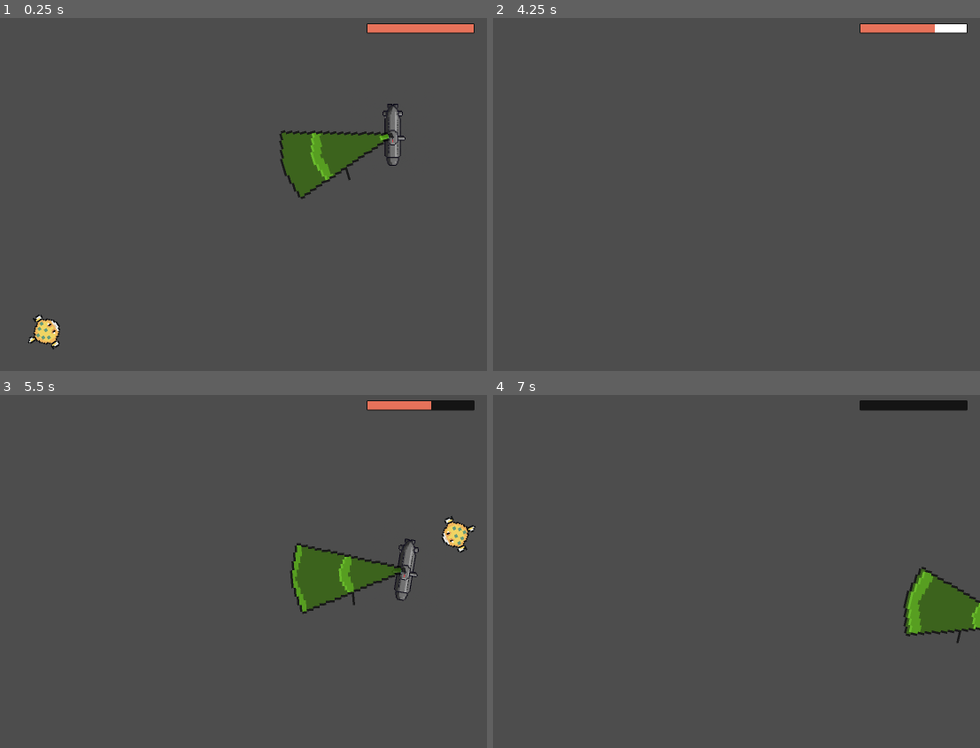
Above: before the commit, frames 1-4 (two rows, left to right).
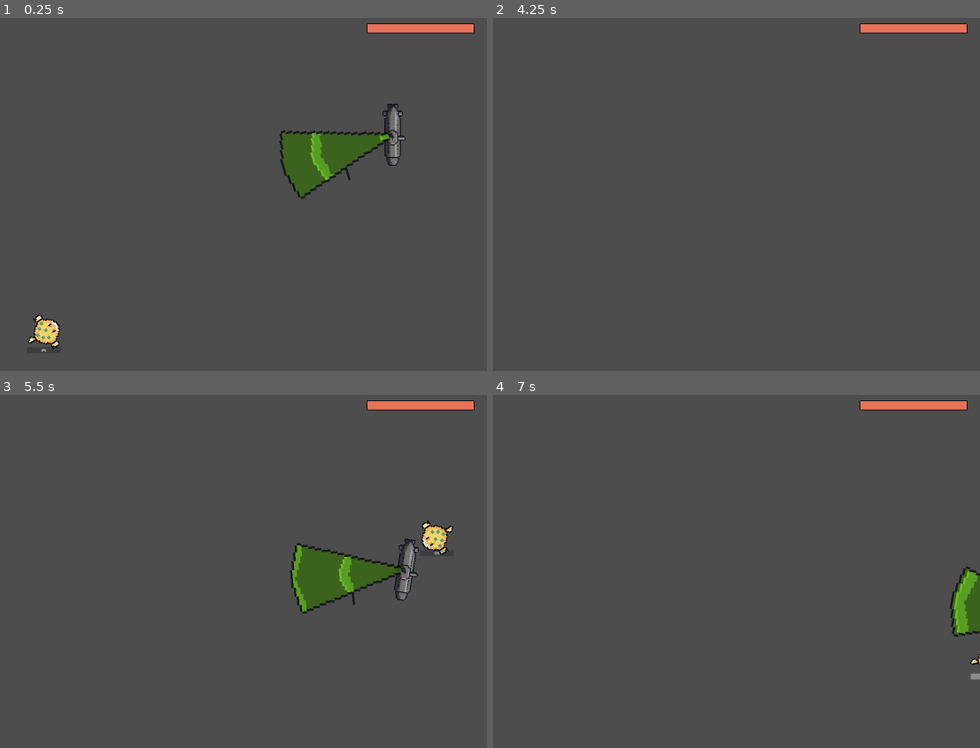
Above: after the commit, the same moments.

Repository: AbuHarambe/Deepsea_Invaders
Game: Godot game, scene res://Scenes/main.tscn
The game is run twice, just before and just after one commit, with the same random seed, the same clock (stepped at 60 frames per second) and the same inputs.
Inputs (mouse positions are in pixels of both pictures, inside the frame that each line leads up to):
- Up to frame 1 (0.25 s): no input
- Up to frame 2 (4.25 s): move the mouse to (780, 190) at 0.52 s; hold D (Right) 0.53-1.28 s; move the mouse to (outside the picture) at 1.27 s; hold S (Down) 1.28-2.03 s; move the mouse to (697, 123) at 2.02 s; hold D (Right) 2.03-2.78 s; move the mouse to (590, 293) at 2.77 s; hold W (Up) 2.78-3.53 s; tap Enter at 3.5 s; move the mouse to (838, 272) at 3.52 s; hold A (Left) from 3.53 s (still down)
- Up to frame 3 (5.5 s): tap Space at 4.25 s; move the mouse to (outside the picture) at 4.27 s; move the mouse to (170, 589) at 5.02 s; release A (Left) at 5.03 s; hold S (Down) from 5.03 s (still down)
- Up to frame 4 (7 s): move the mouse to (517, 490) at 5.77 s; release S (Down) at 5.78 s; hold D (Right) 5.78-6.53 s; move the mouse to (780, 567) at 6.52 s; hold W (Up) from 6.53 s (still down)

The runs differ from the first frame. In frame 1, less than 0.1% of the frame differs, in the area x 8-10%, y 93-95%; in frame 2, 0.2%; in frame 3, 0.9%; in frame 4, 3.0%, in the area x 75-100%, y 1-81%.

Commit message:
Scan und Scan Progress Bar
Scan und Scan Progress Bar funktionieren beides und die bar ist modular einsetzbar

Diff:
--- a/Scenes/enemy.tscn
+++ b/Scenes/enemy.tscn
@@ -1,7 +1,8 @@
-[gd_scene load_steps=4 format=3 uid="uid://4atn6j1ayvu6"]
+[gd_scene load_steps=5 format=3 uid="uid://4atn6j1ayvu6"]
 
 [ext_resource type="Script" uid="uid://cxcvxsysfexi4" path="res://Scripts/enemy.gd" id="1_1f0kj"]
 [ext_resource type="Texture2D" uid="uid://srcu0wghh0rc" path="res://Assets/Visual/Pufferfish.png" id="2_1f0kj"]
+[ext_resource type="PackedScene" uid="uid://bql5gie2os6e0" path="res://Scenes/scan_progress_bar.tscn" id="3_afpow"]
 
 [sub_resource type="RectangleShape2D" id="RectangleShape2D_1f0kj"]
 size = Vector2(127, 127)
@@ -17,3 +18,11 @@
 [node name="CollisionShape2D" type="CollisionShape2D" parent="."]
 position = Vector2(-0.5, -0.5)
 shape = SubResource("RectangleShape2D_1f0kj")
+
+[node name="ScanProgressBar" parent="." instance=ExtResource("3_afpow")]
+offset_left = -80.0
+offset_top = 72.0
+offset_right = 74.0
+offset_bottom = 99.0
+size_flags_horizontal = 4
+size_flags_vertical = 4
--- a/Scenes/main.tscn
+++ b/Scenes/main.tscn
@@ -12,6 +12,8 @@
 [node name="TestEnemy" parent="." groups=["enemies"] instance=ExtResource("2_bo1nx")]
 position = Vector2(-251, 297)
 scale = Vector2(0.5, 0.5)
+collision_layer = 2
+collision_mask = 2
 
 [node name="GameCamera" type="Camera2D" parent="."]
 
--- a/Scenes/player.tscn
+++ b/Scenes/player.tscn
@@ -63,6 +63,9 @@
 
 [node name="Scanner" type="Area2D" parent="."]
 scale = Vector2(5, 5)
+collision_layer = 2
+collision_mask = 2
+monitorable = false
 script = ExtResource("3_vgqql")
 
 [node name="Sprite" type="Sprite2D" parent="Scanner"]
--- /dev/null
+++ b/Scenes/scan_progress_bar.tscn
@@ -0,0 +1,9 @@
+[gd_scene load_steps=2 format=3 uid="uid://bql5gie2os6e0"]
+
+[ext_resource type="Script" uid="uid://dits1p463ltaa" path="res://Scripts/scan_progress_bar.gd" id="1_8tqh3"]
+
+[node name="ScanProgressBar" type="ProgressBar"]
+offset_right = 154.0
+offset_bottom = 27.0
+max_value = 1.0
+script = ExtResource("1_8tqh3")
--- a/Scripts/enemy.gd
+++ b/Scripts/enemy.gd
@@ -6,11 +6,13 @@
 @export var friction: float = 1400.0 # How quickly the player slows down
 @export var damage = 10
 @export var rotation_speed = 10.0
+@export var scan_difficulty: float = 2.0 # This is the goal time inside the scanner (was goal_time_inside)
 
 # allows this script to access the properties of Player
 @onready var sprite_node = $Sprite2D
 @onready var hurtbox_node = $CollisionShape2D
 @onready var player = get_tree().get_first_node_in_group("player_group")
+@onready var scanner_bar = $ScanProgressBar
 
 # Const PI is 3.14159... (180 degrees)
 const PI_FLIP = PI
@@ -21,7 +23,6 @@
 
 #_ready is called when the node enters the scene tree for the first time
 func _ready() -> void:
-
 	pass
 
 #_process is called every frame. Delta is the elapsed time since the last frame
@@ -36,6 +37,7 @@
 
 	var speed = max_speed
 	if in_scanner:
+		# Enemy slows down when detected
 		speed = max_speed / 2
 
 	#moves enemy towards vector target_direction
@@ -58,7 +60,7 @@
 		# 2. Add the 90-degree offset to align the sprite (e.g., UP)
 		target_rotation += UP_AXIS_OFFSET
 
-		# 3. 🚨 ADD THE 180 DEGREE FLIP 🚨
+		# 3. ADD THE 180 DEGREE FLIP
 		target_rotation += PI_FLIP
 
 		# 4. Smoothly rotate the nodes
@@ -78,7 +80,7 @@
 	if get_slide_collision_count() > 0:
 		_handle_specific_collision()
 
-
+# state maching for scan
 func set_scanner_state(is_in_scanner: bool):
 	in_scanner = is_in_scanner
 	# print("Enemy is now in_scanner: ", in_scanner) # Optional: Debug output
@@ -94,3 +96,8 @@
 
 			player.take_damage(damage)
 			return # Stop after processing the specific collision
+
+func update_scan_progress(progress_ratio: float) -> void:
+	if is_instance_valid(scanner_bar):
+		# This still calls the correct function on the bar's script
+		scanner_bar.update_progress(progress_ratio)
--- /dev/null
+++ b/Scripts/scan_progress_bar.gd
@@ -0,0 +1,25 @@
+# scanner_progress_bar.gd (Attached to your ProgressBar node)
+extends ProgressBar
+
+# Remove the entire _process function!
+# func _process(delta: float) -> void:
+#     ... (The logic here is now handled below)
+
+# Called by the Area2D (C) with the calculated progress
+func update_progress(ratio: float) -> void:
+	# 1. Update the bar value
+	# Ensure the value is clamped between 0.0 and 1.0
+	self.value = clampf(ratio, 0.0, 1.0)
+
+	# 2. Control visibility based on the desired state:
+
+	# Option A: Visible only when actively filling (0 < value < 1.0)
+	self.visible = ratio > 0.0 and ratio < 1.0
+
+	# --- OR ---
+
+	# Option B: Visible as long as the enemy is being tracked (value > 0.0)
+	# This keeps the bar visible at 100% until the enemy is deleted.
+	# self.visible = ratio > 0.0
+
+	# Let's stick with the 'active filling' logic (Option A) for now.
--- a/Scripts/scanner.gd
+++ b/Scripts/scanner.gd
@@ -1,18 +1,63 @@
 extends Area2D
 
+var entered_times: Dictionary = {}
+
+# We will check the time for all tracked enemies every physics frame
+func _physics_process(delta: float) -> void:
+	# We must iterate over a copy of the keys to safely modify the dictionary (by erasing keys)
+	for enemy_node in entered_times.keys().duplicate():
+		# Get the entry time
+		var entry_time_ms = entered_times.get(enemy_node, 0)
+		var current_time_ms = Time.get_ticks_msec()
+
+		var time_inside_s = (current_time_ms - entry_time_ms) / 1000.0
+
+		# We need the enemy's goal time, which is stored in its script
+		# Check if the node is still valid (it might have been deleted elsewhere)
+		if is_instance_valid(enemy_node):
+
+			# Safely cast and get the goal difficulty
+			var enemy: CharacterBody2D = enemy_node as CharacterBody2D
+			var goal_time = enemy.scan_difficulty
+
+			# 1. Calculate the Progress Ratio (0.0 to 1.0)
+			var progress_ratio = min(time_inside_s / goal_time, 1.0)
+
+			# 2. 💡 NEW LOGIC: Update the Enemy's Visual Bar
+			enemy.update_scan_progress(progress_ratio)
+
+			# 💡 Diagnostic Print Statement (for troubleshooting)
+			# print("Area2D calculated ratio: ", progress_ratio)
+
+			if time_inside_s >= goal_time:
+				# 🚨 GOAL MET: Perform the successful action and remove the key! 🚨
+				print("Goal Met: Deleting Enemy ", enemy.name, " after ", time_inside_s, "s.")
+
+				# Optional: Set the bar to 100% just before deletion
+				enemy.update_scan_progress(1.0)
+
+				enemy.queue_free() # Enemy deletes itself
+				entered_times.erase(enemy_node) # Stop tracking the deleted enemy
+
+		else:
+			# Clean up the dictionary if the node was deleted another way
+			entered_times.erase(enemy_node)
+
+
+# Keep your entry function the same
 func _on_body_entered(body: Node2D) -> void:
-	# Check if the Area2D that entered belongs to an enemy
-	if body.get_parent().is_in_group("enemies"):
-		# Get the enemy's main script/node (assuming the enemy's root is a CharacterBody2D)
-		var enemy_node = body.get_parent()
-		print("area entered")
-		# Call the function on the enemy to set its state to TRUE
-		enemy_node.set_scanner_state(true)
+	if body.is_in_group("enemies"):
+		var enemy_node: CharacterBody2D = body as CharacterBody2D
+		if enemy_node:
+			enemy_node.set_scanner_state(true)
+			entered_times[enemy_node] = Time.get_ticks_msec()
 
+# Keep your exit function simple for cleanup
 func _on_body_exited(body: Node2D) -> void:
-	# Check if the Area2D that exited belongs to an enemy
-	if body.get_parent().is_in_group("enemies"):
-		var enemy_node = body.get_parent()
-		print("area exited")
-		# Call the function on the enemy to set its state to FALSE
+	var enemy_node: CharacterBody2D = body as CharacterBody2D
+	if enemy_node:
 		enemy_node.set_scanner_state(false)
+		# We don't need to check the time here anymore, just stop tracking!
+		if entered_times.has(enemy_node):
+			print("Enemy exited before goal. Stopping track.")
+			entered_times.erase(enemy_node)
Not shown, added: Scripts/scan_progress_bar.gd.uid
